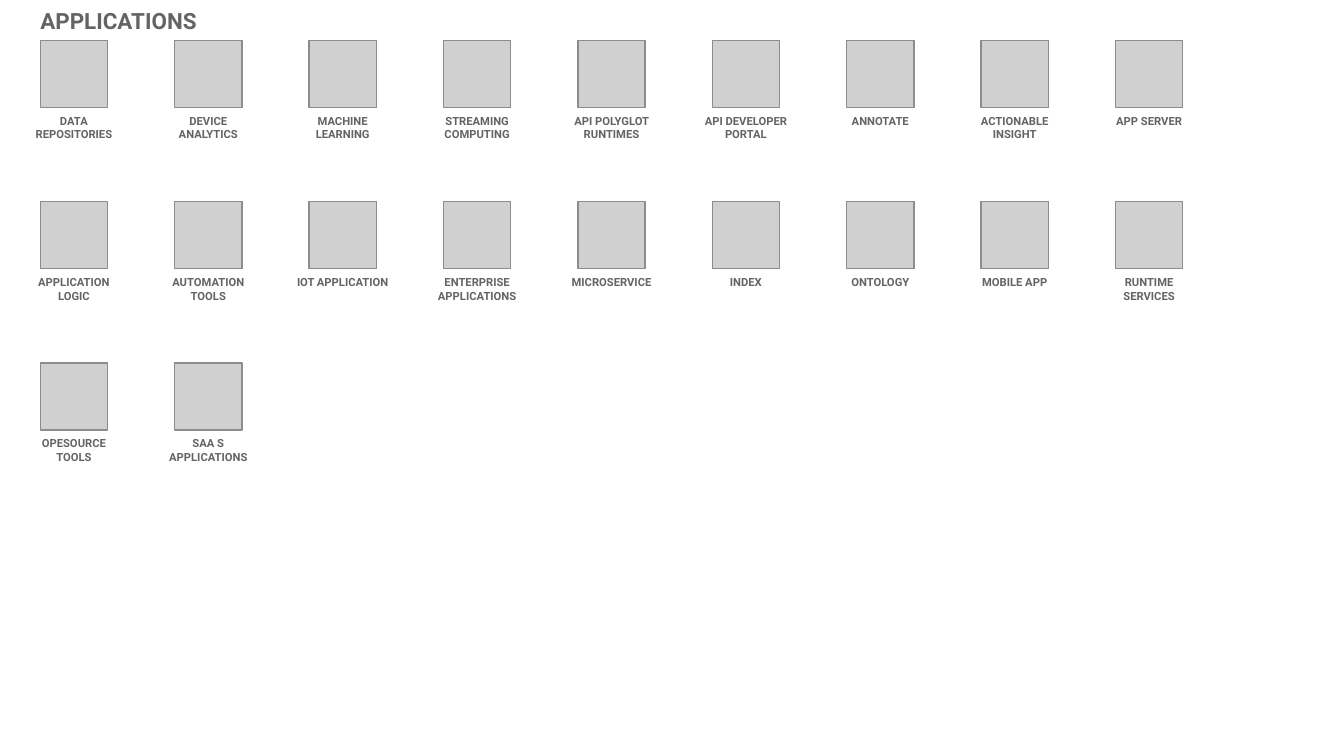
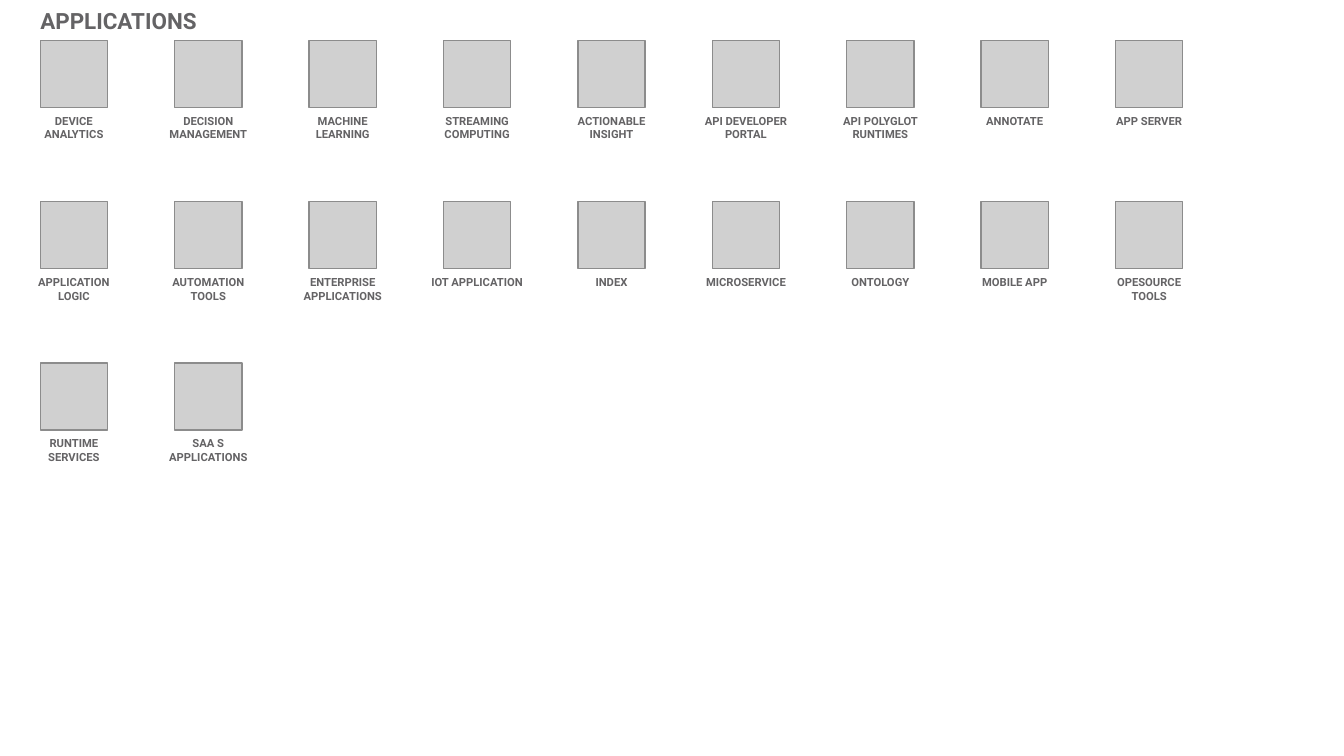
Before and after one commit to l2fprod/myarchitecture, a slide deck: slide 14 of mycatalog-architecture-diagram-template.pptx. Drawn at 1344x756 pixels with LibreOffice and Linux fonts; fonts in the diff are those of the drawing; grey boxes stand for pictures. Boxes give left, top, right and bottom in pixels: in the first picture for what was removed or moved away, otherwise in the second. Text is boxed around its words. In the diff, an @@ line names an element or a change of style, - is before the commit and + after.

```diff
--- a/mycatalog-architecture-diagram-template.pptx
+++ b/mycatalog-architecture-diagram-template.pptx
@@ text removed at (36,117,113,138) @@
-DATA REPOSITORIES
@@ text added at (169,117,247,138), 6 pt, text #646365, bold @@
+DECISION MANAGEMENT
@@ text at (578,117,646,138): text changed @@
-API POLYGLOT RUNTIMES
+ACTIONABLE INSIGHT
@@ text added at (843,117,918,138), 6 pt, text #646365, bold @@
+API POLYGLOT RUNTIMES
@@ text removed at (981,117,1049,138) @@
-ACTIONABLE INSIGHT
@@ 3 texts: place and size @@
-3 texts at (179,117,762,300)
+3 texts at (44,117,628,300)
@@ 3 texts: place and size @@
-3 texts at (297,117,909,286)
+3 texts at (431,117,1043,286)
@@ text at (1117,278,1181,300): text changed @@
-RUNTIME SERVICES
+OPESOURCE TOOLS
@@ text at (48,439,99,461): text changed @@
-OPESOURCE TOOLS
+RUNTIME SERVICES
```
Also in this commit, not shown: 12 other slides changed.
